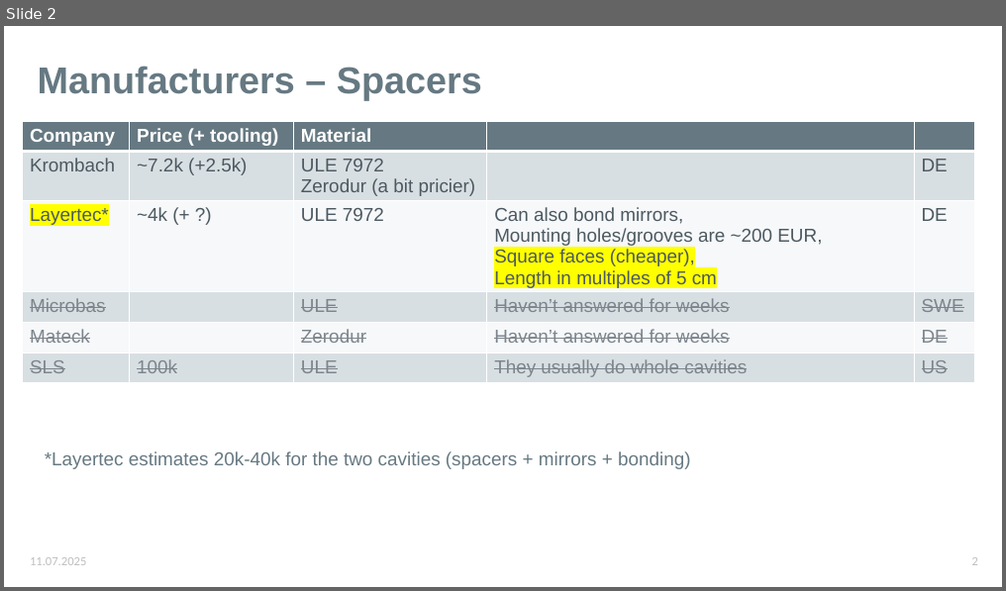
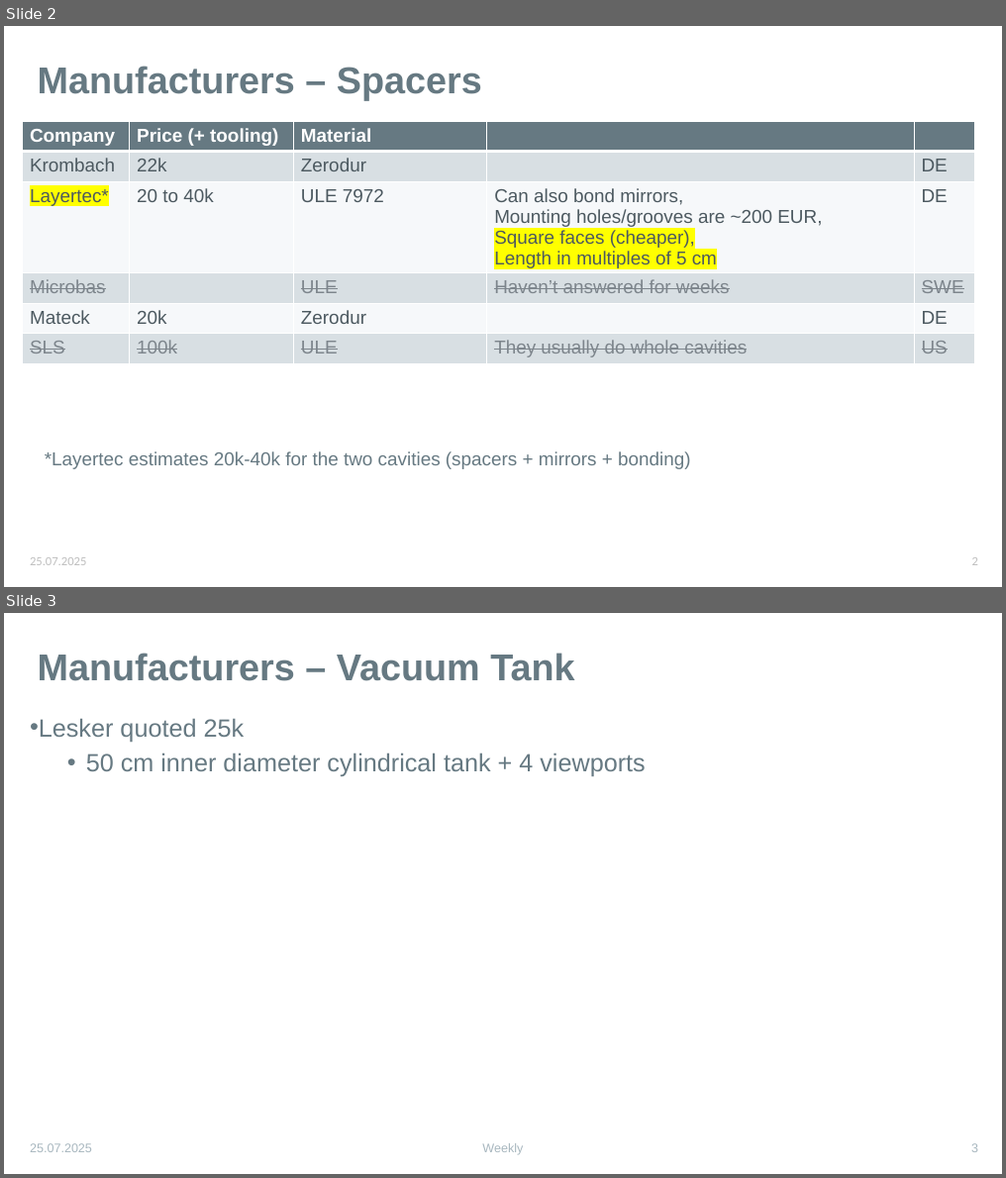
Before and after one commit to karinkruuse/Esitlused, a slide deck: manufacturers.pptx. Shown one above the other, each under a label of ours: slide 2 before the commit, slides 2 and 3 after it. The pictures are 1006x591 and 1006x1178 pixels, drawn with LibreOffice and Linux fonts; fonts in the diff are those of the drawing. Boxes give left, top, right and bottom in pixels: in the first picture for what was removed or moved away, otherwise in the second. Text is boxed around its words. In the diff, an @@ line names an element or a change of style, - is before the commit and + after.

```diff
--- a/manufacturers.pptx
+++ b/manufacturers.pptx
@@ slide 3 added at box(4, 613, 1002, 1174), background #FFFFFF @@
@@ title added at box(38, 653, 574, 681), 36 pt, text #667982, bold @@
+Manufacturers – Vacuum Tank
@@ text added at box(30, 718, 645, 776), 24 pt, text #667982 @@
+• Lesker quoted 25k
+  • 50 cm inner diameter cylindrical tank + 4 viewports
@@ text added at box(30, 1144, 92, 1153), 12 pt, text #A8B7BF @@
+25.07.2025
@@ text added at box(482, 1144, 523, 1156), 12 pt, text #A8B7BF @@
+Weekly
@@ page number added at box(971, 1144, 978, 1153), 12 pt, text #A8B7BF @@
+3
@@ slide 2 changed as well @@
@@ table at box(22, 121, 975, 371) @@
-row 2, column 2: ~7.2k (+2.5k)
+row 2, column 2: 22k
-row 2, column 3: ULE 7972 / Zerodur (a bit pricier)
+row 2, column 3: Zerodur
-row 3, column 2: ~4k (+ ?)
+row 3, column 2: 20 to 40k
-row 5, column 2: 
+row 5, column 2: 20k
-row 5, column 4: Haven’t answered for weeks
+row 5, column 4: 
@@ text colour #7D858C to #4C5960, strikethrough off in "Mateck", "Zerodur", "DE" @@
@@ text at box(30, 558, 86, 566): text changed @@
-11.07.2025
+25.07.2025
```
Also in this commit, not shown: 1 other slide changed.
